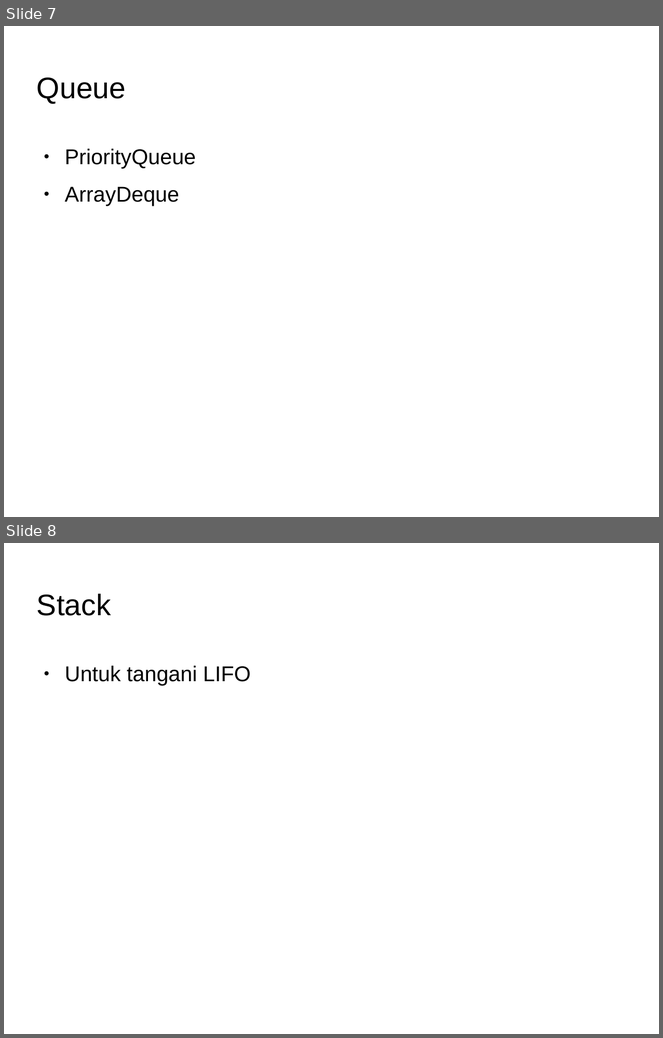
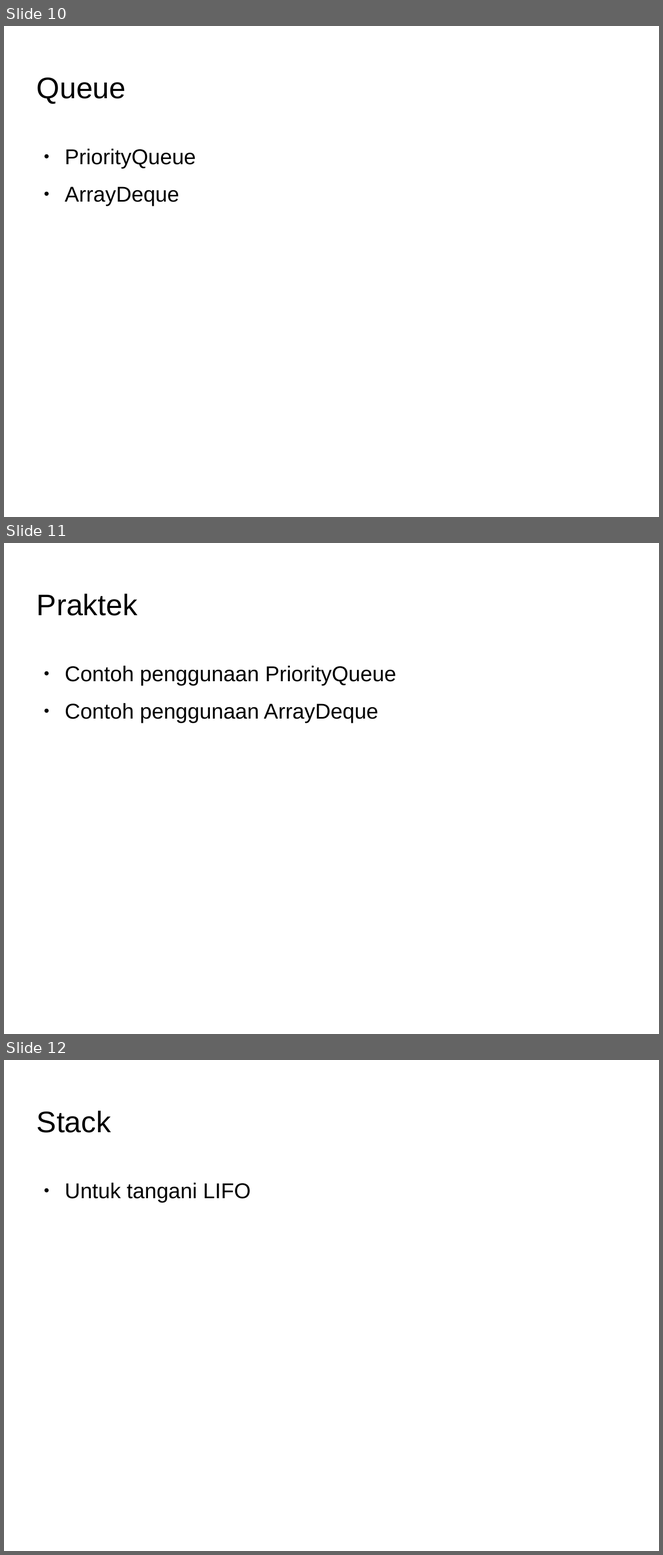
Before and after one commit to Dickyfathur7/pemrograman-komputer-2, a slide deck: 01-collection/slide-collection.odp. Shown one above the other, each under a label of ours: slides 7 and 8 before the commit, slides 10, 11 and 12 after it. The pictures are 663x1038 and 663x1555 pixels, drawn with LibreOffice and Linux fonts; fonts in the diff are those of the drawing; background and template pictures are left out. Boxes give left, top, right and bottom in pixels: in the first picture for what was removed or moved away, otherwise in the second. Text is boxed around its words. In the diff, an @@ line names an element or a change of style, - is before the commit and + after.

```diff
--- a/01-collection/slide-collection.odp
+++ b/01-collection/slide-collection.odp
@@ slide 11 added at [4,543,659,1034], background picture (left out) @@
@@ title added at [37,593,138,616], 36 pt, text #000000 @@
+Praktek
@@ text added at [65,666,396,723], 26 pt, text #000000 @@
+● Contoh penggunaan PriorityQueue
+● Contoh penggunaan ArrayDeque
@@ what was slide 7 is now slide 10 @@
@@ what was slide 8 is now slide 12 @@
```
Also in this commit, not shown: 5 other slides added, 2 other files.
